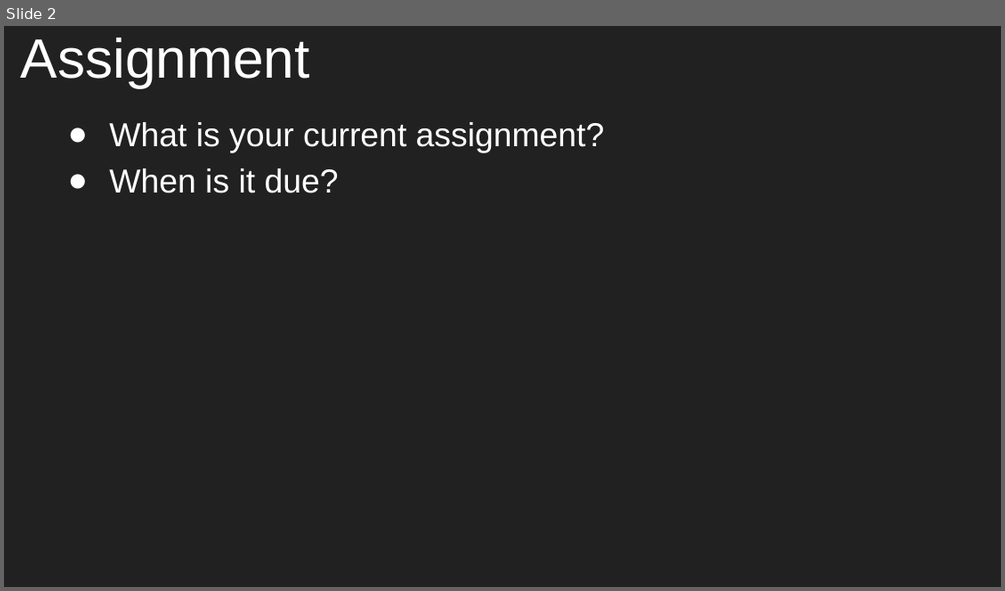
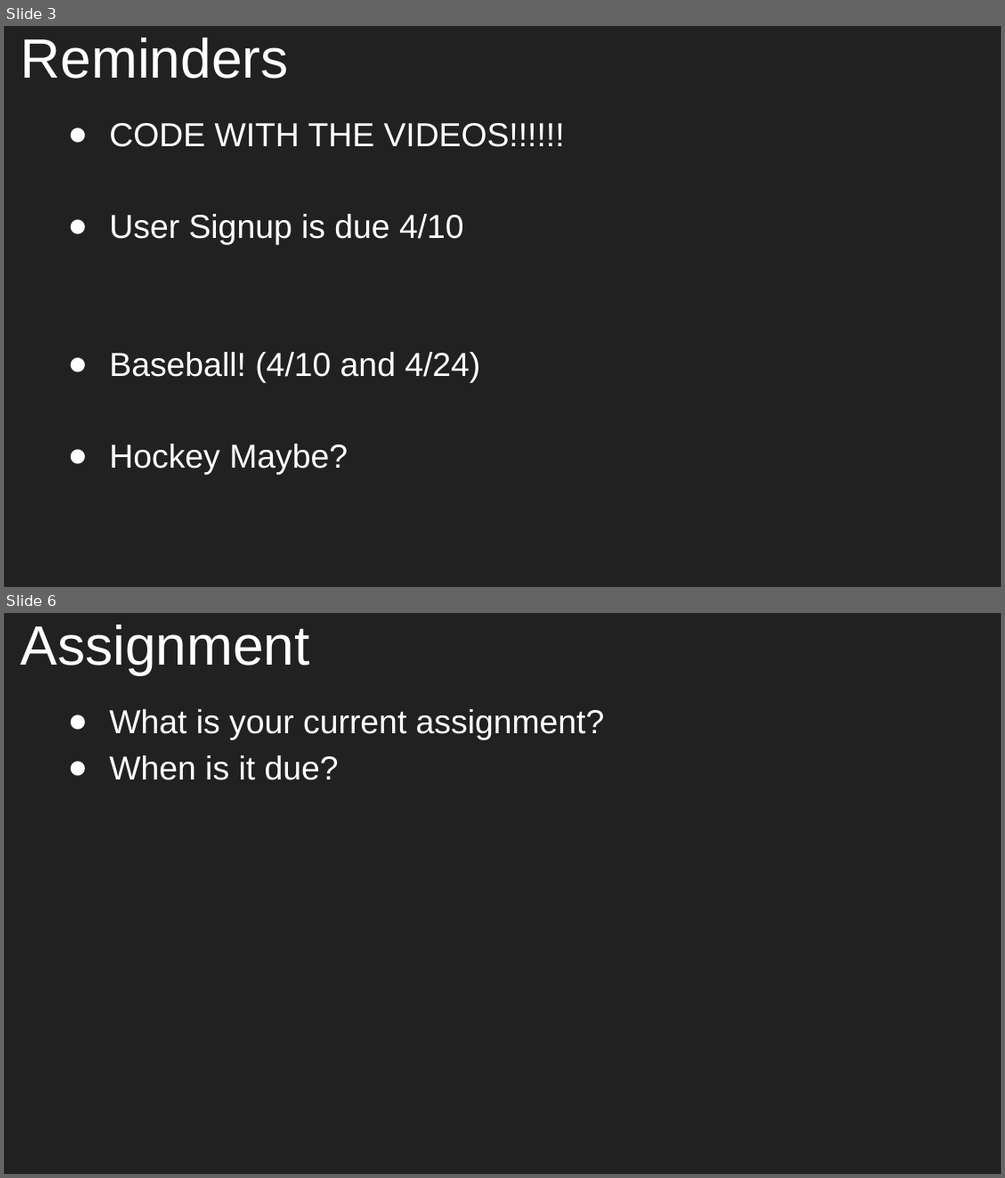
Before and after one commit to aleesham/lc101-unit2, a slide deck: slides/Unit 2 - LC 101 - Class 7.pptx. Shown one above the other, each under a label of ours: slide 2 before the commit, slides 3 and 6 after it; the slides between them are not shown. The pictures are 1005x591 and 1005x1178 pixels, drawn with LibreOffice and Linux fonts; fonts in the diff are those of the drawing. Boxes give left, top, right and bottom in pixels: in the first picture for what was removed or moved away, otherwise in the second. Text is boxed around its words. In the diff, an @@ line names an element or a change of style, - is before the commit and + after.

```diff
--- a/slides/Unit 2 - LC 101 - Class 7.pptx
+++ b/slides/Unit 2 - LC 101 - Class 7.pptx
@@ slide 3 added at [4,26,1001,587], background #212121 @@
@@ title added at [21,38,289,79], 40 pt, text #FFFFFF @@
+Reminders
@@ text added at [109,123,565,475], 24 pt, text #FFFFFF @@
+● CODE WITH THE VIDEOS!!!!!!
+● User Signup is due 4/10
+● Baseball! (4/10 and 4/24)
+● Hockey Maybe?
@@ what was slide 2 is now slide 6 @@
```
Also in this commit, not shown: 2 slides changed, 5 other slides added, 1 slide removed.
